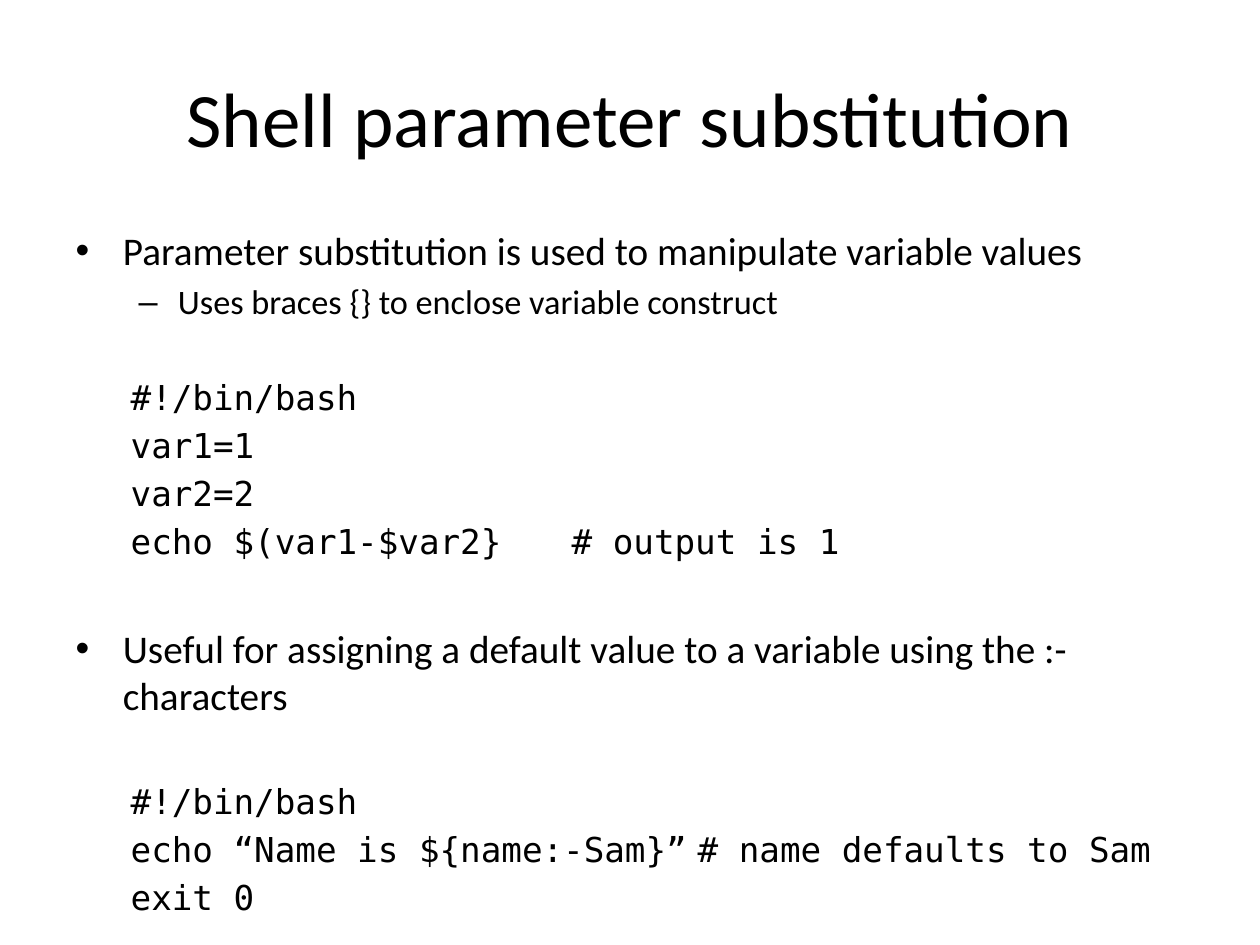
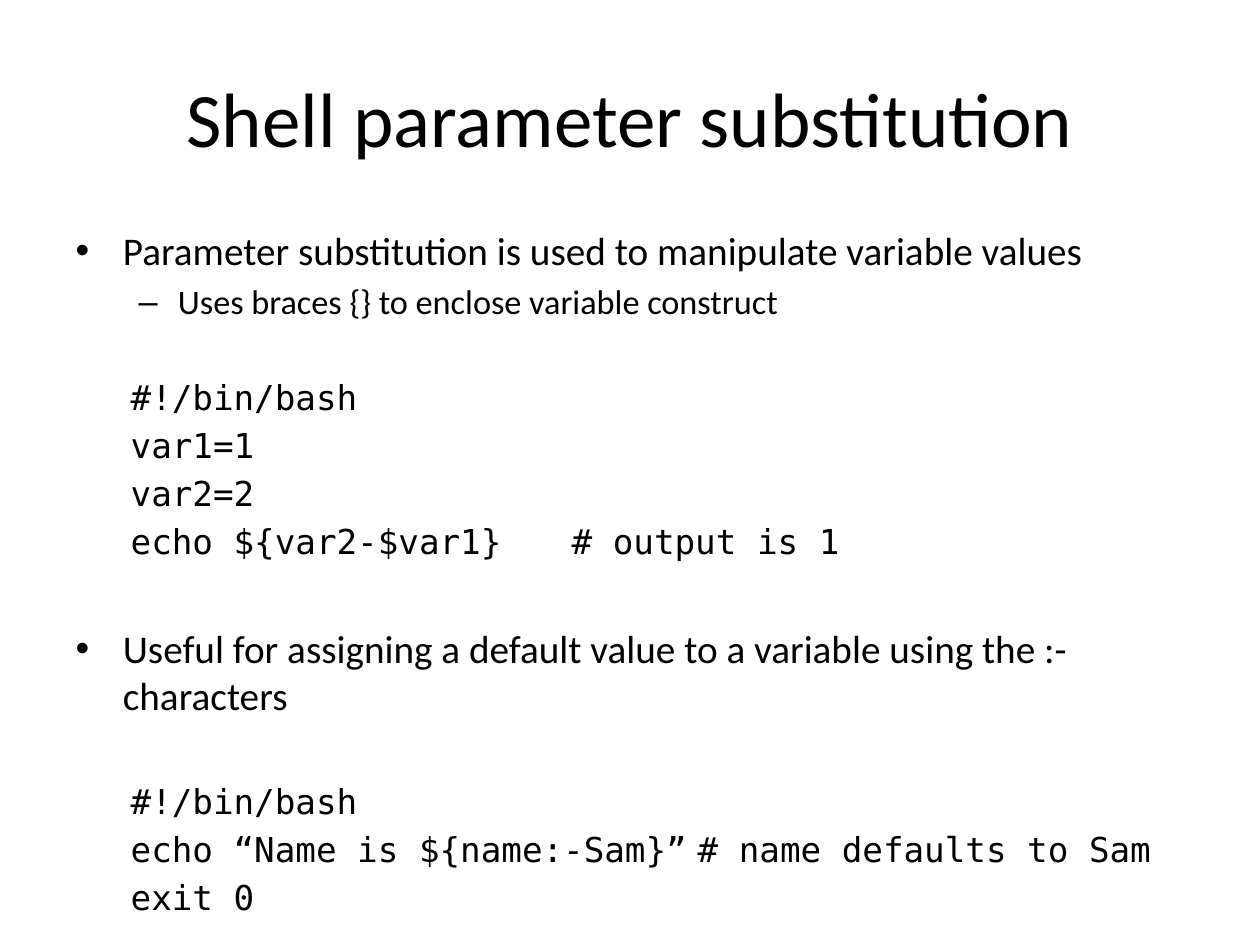
Before and after one commit to jasondbaker/infrastructure-class, a slide deck: slide 19 of lectures/infrastructure-week-2.pptx. Drawn at 1260x945 pixels with LibreOffice and Linux fonts; fonts in the diff are those of the drawing. Boxes give left, top, right and bottom in pixels: in the first picture for what was removed or moved away, otherwise in the second. Text is boxed around its words. In the diff, an @@ line names an element or a change of style, - is before the commit and + after.

```diff
--- a/lectures/infrastructure-week-2.pptx
+++ b/lectures/infrastructure-week-2.pptx
@@ text at (131,528,840,561): text changed @@
-  echo $(var1-$var2} # output is 1
+  echo ${var2-$var1} # output is 1
```
Also in this commit, not shown: 2 other files.
